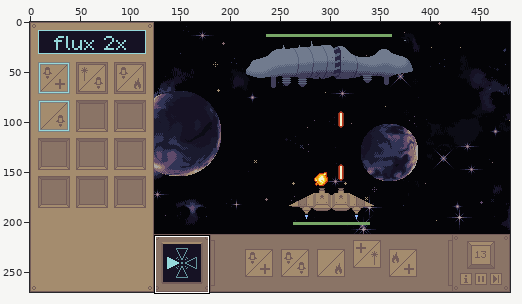
Pixel-art file -- assets/mockup/screen.aseprite. The picture above shows the old version from afar; the outline marks the close-up.
Close-up. Before the commit:
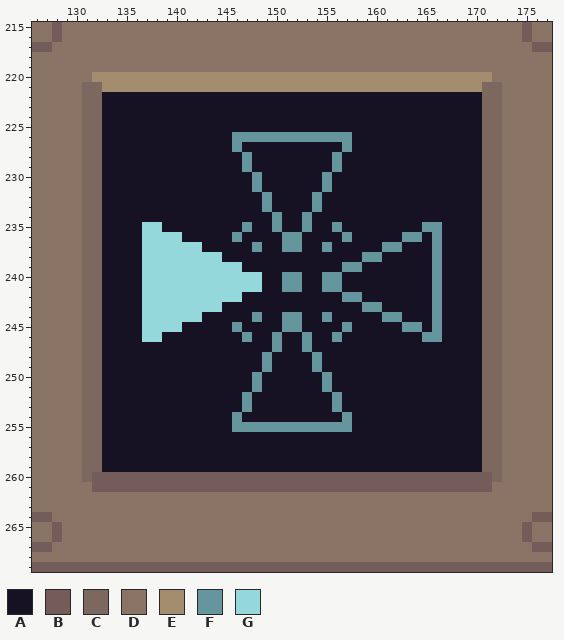
480x270 pixels, 1 frame. Colours within 5 levels of each other are drawn and written as one. Shown: x 126..177, y 215..269. The commit also changed other parts of the picture, which this record leaves out.
Palette (. is transparent): A #161224  B #735c59  C #7d6860  D #8a7466  E #a48c6e  F #65969e  G #95d8db
The result:
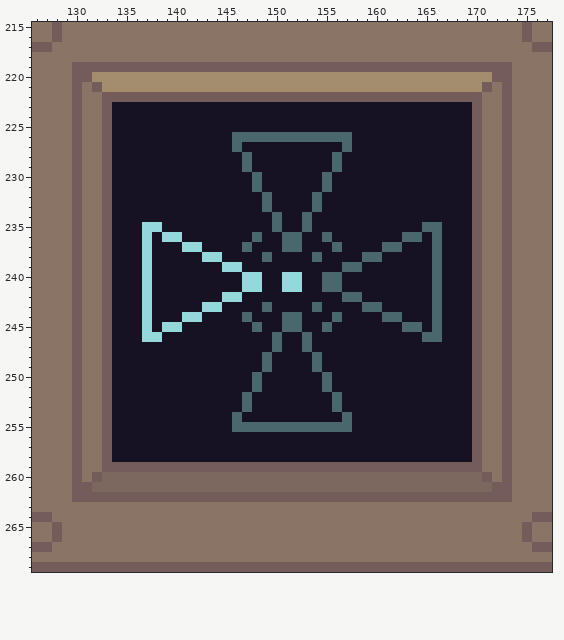
Edits made:
colour F: #65969e -> #4a676d
Changed rows in their new state; - is a pixel that keeps its letter.
Layer "HUD content":
first column x 130:
219 BBBBBBBBBBBBBBBBBBBBBBBBBBBBBBBBBBBBBBBBBBBB
220 BB----------------------------------------BB
221 BDB--------------------------------------BDB
222 BDDBBBBBBBBBBBBBBBBBBBBBBBBBBBBBBBBBBBBBBDDB
223 BDDB------------------------------------BDDB
224 BDDB------------------------------------BDDB
225 BDDB------------------------------------BDDB
226 BDDB------------------------------------BDDB
227 BDDB------------------------------------BDDB
228 BDDB------------------------------------BDDB
229 BDDB------------------------------------BDDB
230 BDDB------------------------------------BDDB
231 BDDB------------------------------------BDDB
232 BDDB------------------------------------BDDB
233 BDDB------------------------------------BDDB
234 BDDB------------------------------------BDDB
235 BDDB-------------A--------A-------------BDDB
236 BDDB----A-------A-F------F-A------------BDDB
237 BDDB----AAA------FA------AF-------------BDDB
238 BDDB----AAAAA------F----F---------------BDDB
239 BDDB----AAAAAAA-------------------------BDDB
240 BDDB----AAAAAAAAA----GG-----------------BDDB
241 BDDB----AAAAAAAAA----GG-----------------BDDB
242 BDDB----AAAAAAA-------------------------BDDB
243 BDDB----AAAAA------F----F---------------BDDB
244 BDDB----AAA------FA------AF-------------BDDB
245 BDDB----A-------A-F------F-A------------BDDB
246 BDDB-------------A--------A-------------BDDB
247 BDDB------------------------------------BDDB
248 BDDB------------------------------------BDDB
249 BDDB------------------------------------BDDB
250 BDDB------------------------------------BDDB
251 BDDB------------------------------------BDDB
252 BDDB------------------------------------BDDB
253 BDDB------------------------------------BDDB
254 BDDB------------------------------------BDDB
255 BDDB------------------------------------BDDB
256 BDDB------------------------------------BDDB
257 BDDB------------------------------------BDDB
258 BDDB------------------------------------BDDB
259 BDDBBBBBBBBBBBBBBBBBBBBBBBBBBBBBBBBBBBBBBDDB
260 BD-CCCCCCCCCCCCCCCCCCCCCCCCCCCCCCCCCCCCCC-DB
261 BBCCCCCCCCCCCCCCCCCCCCCCCCCCCCCCCCCCCCCCCCBB
262 BBBBBBBBBBBBBBBBBBBBBBBBBBBBBBBBBBBBBBBBBBBB
Where, in picture pixels (left, top, right, bottom), the same in both close-ups:
changed: (72, 62, 512, 502)
